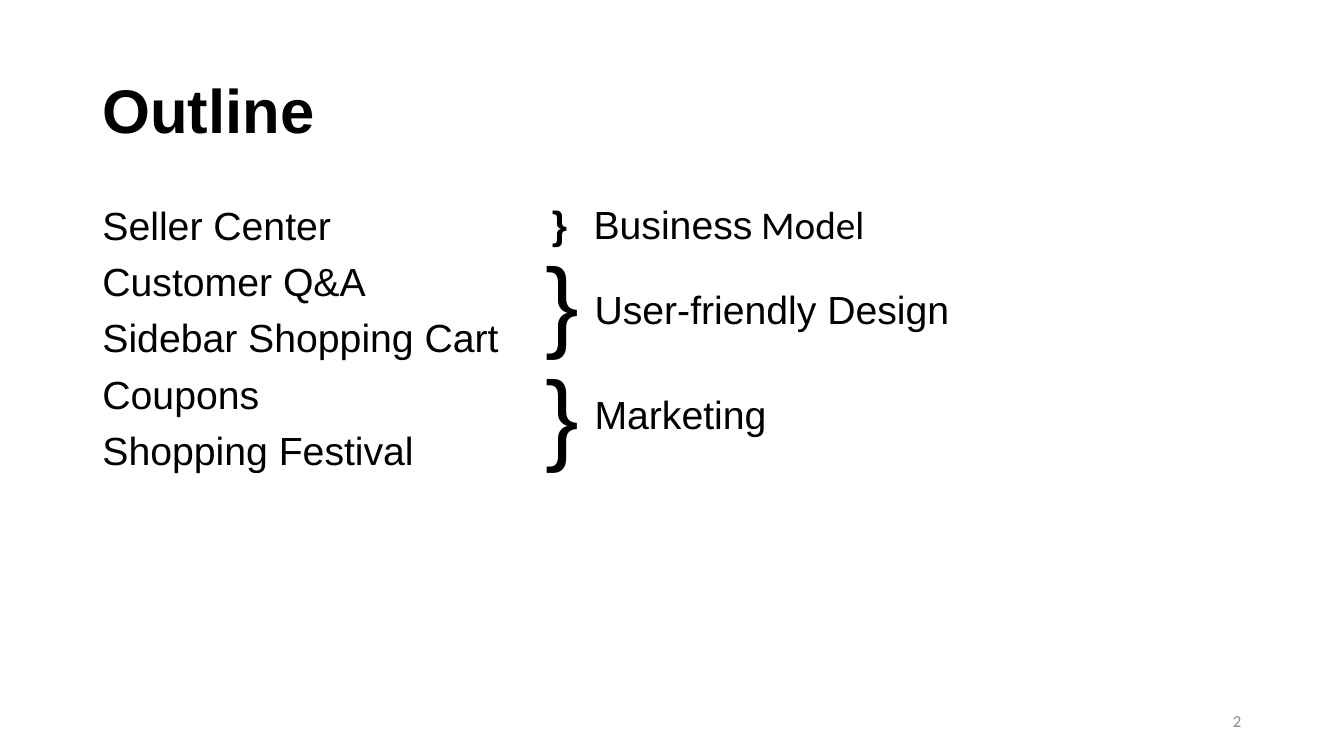
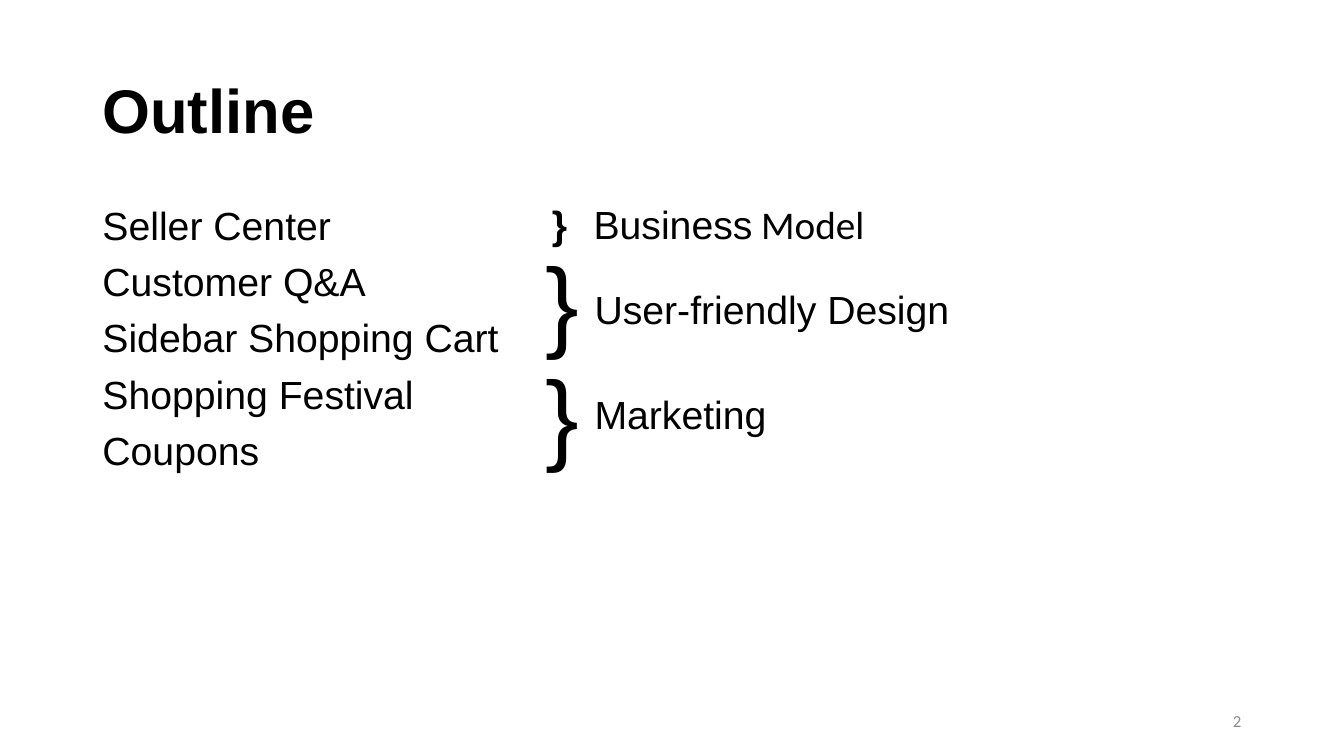
Before and after one commit to lrrong2020/Technical-Writing, a slide deck: slide 2 of Technical Writing.pptx. Drawn at 1344x756 pixels with LibreOffice and Linux fonts; fonts in the diff are those of the drawing. Boxes give left, top, right and bottom in pixels: in the first picture for what was removed or moved away, otherwise in the second. Text is boxed around its words. In the diff, an @@ line names an element or a change of style, - is before the commit and + after.

```diff
--- a/Technical Writing.pptx
+++ b/Technical Writing.pptx
@@ text at [102,380,414,417]: paragraph added @@
+Shopping Festival
@@ text at [102,436,414,473]: paragraph removed @@
-Shopping Festival
```
Also in this commit, not shown: 6 other slides changed.
